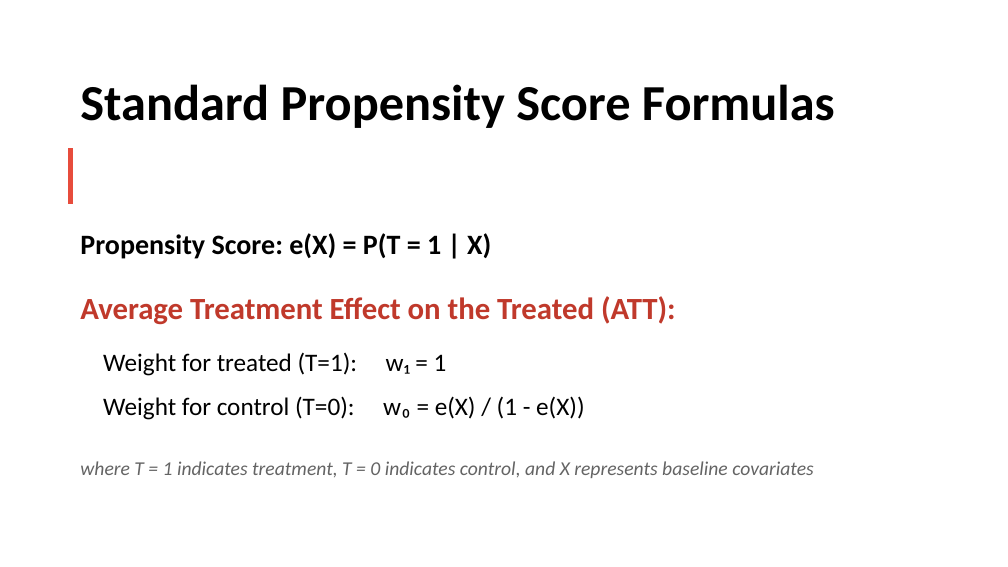
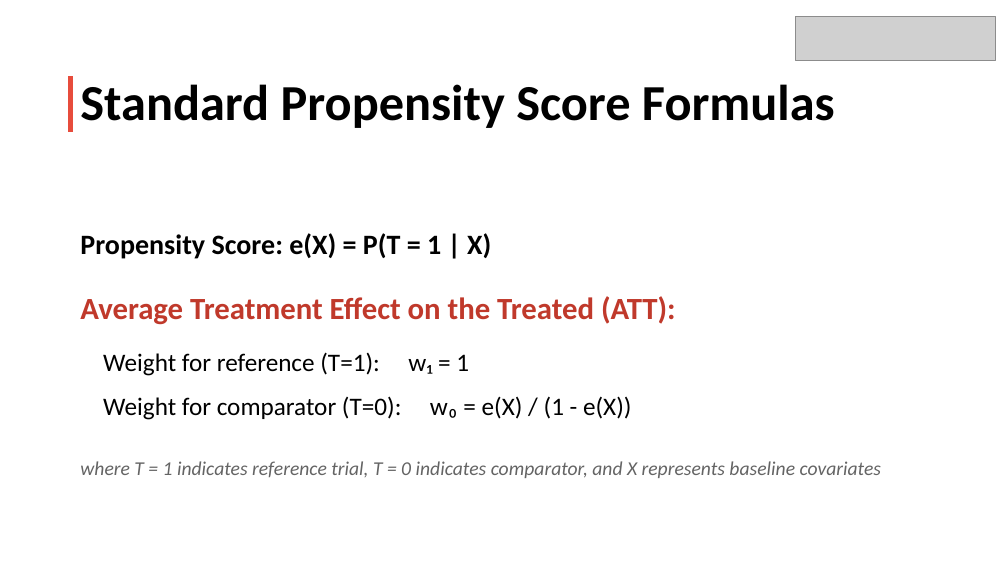
Before and after one commit to dkarletsos/multigroup_iptw, a slide deck: slide 5 of manuscript/PRE_AS12.pptx. Drawn at 1008x567 pixels with LibreOffice and Linux fonts; fonts in the diff are those of the drawing; grey boxes stand for pictures. Boxes give left, top, right and bottom in pixels: in the first picture for what was removed or moved away, otherwise in the second. Text is boxed around its words. In the diff, an @@ line names an element or a change of style, - is before the commit and + after.

```diff
--- a/manuscript/PRE_AS12.pptx
+++ b/manuscript/PRE_AS12.pptx
@@ picture added at [795,16,995,60] @@
@@ rectangle: place and size @@
-rectangle at [71,151,71,202]
+rectangle at [71,80,71,130]
@@ text at [80,352,882,478]: text changed @@
-Weight for treated (T=1): w₁ = 1
-Weight for control (T=0): w₀ = e(X) / (1 - e(X))
-where T = 1 indicates treatment, T = 0 indicates control, and X represents baseline covariates
+Weight for reference (T=1): w₁ = 1
+Weight for comparator (T=0): w₀ = e(X) / (1 - e(X))
+where T = 1 indicates reference trial, T = 0 indicates comparator, and X represents baseline covariates
```
Also in this commit, not shown: 16 other slides changed, 4 slides added, 1 slide removed, 7 other files.
